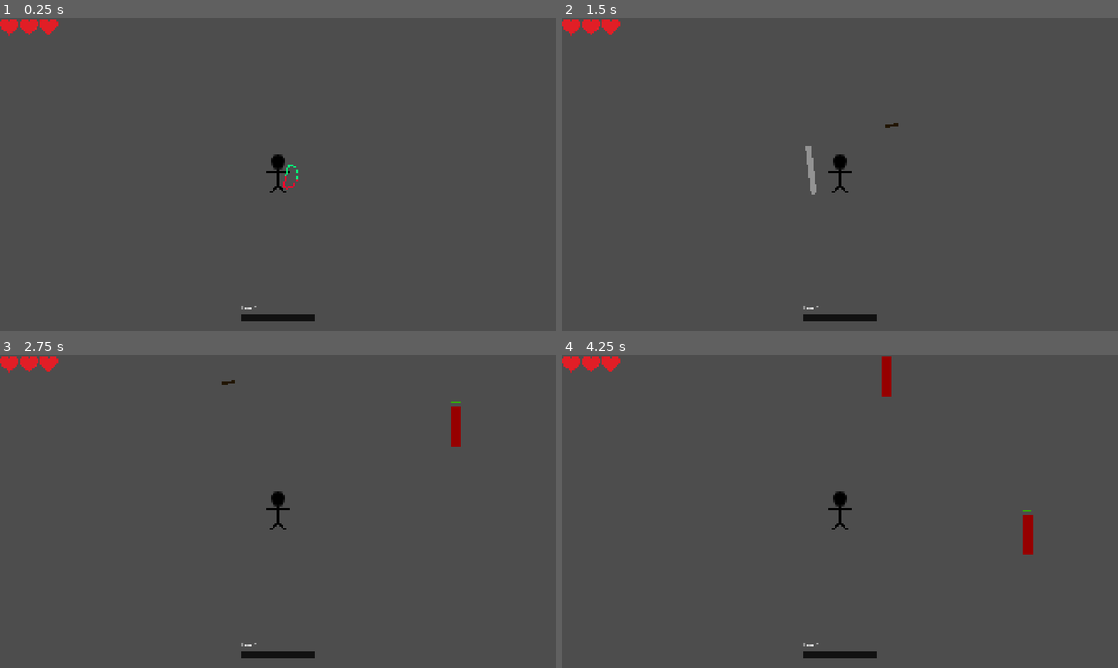
Above: before the commit, frames 1-4 (two rows, left to right).
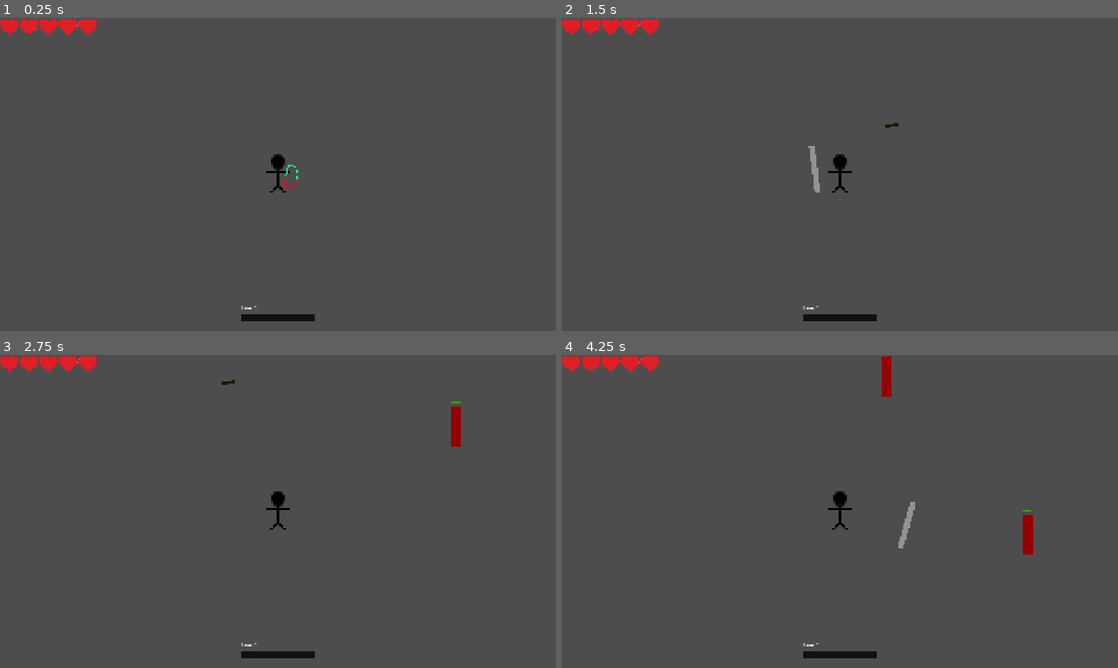
Above: after the commit, the same moments.

Repository: OdieEstee/Crimson-Game-Jam-2026
Game: Godot game, scene res://Scenes/main.tscn
The game is run twice, just before and just after one commit, with the same random seed, the same clock (stepped at 60 frames per second) and the same inputs.
Inputs (mouse positions are in pixels of both pictures, inside the frame that each line leads up to):
- Up to frame 1 (0.25 s): no input
- Up to frame 2 (1.5 s): tap Enter at 0.5 s; move the mouse to (962, 158) at 0.52 s; press the mouse at (962, 158) at 0.53 s; hold Right (Right) 0.53-1.28 s; tap R (Transform) at 0.8, 1.35 s; tap Space at 1.25 s; move the mouse to (728, 190) at 1.27 s; release the mouse at (728, 190) at 1.28 s; hold Down (Down) from 1.28 s (still down); click (728, 190) at 1.42 s
- Up to frame 3 (2.75 s): tap E (LevelUp, bound only after the commit) at 1.55 s; tap Enter at 2 s; move the mouse to (333, 442) at 2.02 s; release Down (Down) at 2.03 s; hold Right (Right) from 2.03 s (still down); hold E (LevelUp, bound only after the commit) from 2.03 s (still down); click (333, 442) at 2.17 s; tap 1 at 2.3 s
- Up to frame 4 (4.25 s): move the mouse to (812, 574) at 2.77 s; release Right (Right) at 2.78 s; release E (LevelUp, bound only after the commit) at 2.78 s; hold Up (Up) 2.78-3.53 s; tap 1 at 2.85 s; click (812, 574) at 3.05 s; move the mouse to (1006, 558) at 3.52 s; press the mouse at (1006, 558) at 3.53 s; hold Left (Left) from 3.53 s (still down); tap R (Transform) at 3.8 s

The runs differ from the first frame. In frame 1, 0.2% of the frame differs, in the area x 10-18%, y 0-6%; in frame 2, 0.4%, in the area x 10-47%, y 0-57%; in frame 3, 0.2%; in frame 4, 0.4%.

Commit message:
Finished power ups

Diff:
--- /dev/null
+++ b/game-jam-2026/PowerUps/quick_draw.tres
@@ -0,0 +1,17 @@
+[gd_resource type="Resource" script_class="PowerUp" format=3 uid="uid://b87nblunpkj1j"]
+
+[ext_resource type="Script" uid="uid://ckr4834bdneg7" path="res://Scripts/PowerUps/stat_modifier.gd" id="1_6tqnj"]
+[ext_resource type="Script" uid="uid://c1nayork34hiv" path="res://Scripts/PowerUps/power_up.gd" id="2_0blqa"]
+
+[sub_resource type="Resource" id="Resource_83vwc"]
+script = ExtResource("1_6tqnj")
+stat = "PLAYER_FIRE_RATE"
+value = 0.8
+metadata/_custom_type_script = "uid://ckr4834bdneg7"
+
+[resource]
+script = ExtResource("2_0blqa")
+title = "Quick Draw"
+description = "+25% Fire Rate"
+modifiers = Array[ExtResource("1_6tqnj")]([SubResource("Resource_83vwc")])
+metadata/_custom_type_script = "uid://c1nayork34hiv"
--- a/game-jam-2026/Scenes/hud.tscn
+++ b/game-jam-2026/Scenes/hud.tscn
@@ -1,6 +1,6 @@
 [gd_scene format=3 uid="uid://6f4hy2erg8pi"]
 
-[ext_resource type="Script" uid="uid://eor2d1351xfm" path="res://scripts/hud.gd" id="1_bjfho"]
+[ext_resource type="Script" uid="uid://eor2d1351xfm" path="res://Scripts/hud.gd" id="1_bjfho"]
 [ext_resource type="Texture2D" uid="uid://dh0pi0sieuej0" path="res://Assets/heart.png" id="2_6fbih"]
 [ext_resource type="Texture2D" uid="uid://ctg5c66e121di" path="res://Assets/heart_empty.png" id="3_t1xeu"]
 
--- a/game-jam-2026/Scenes/main.tscn
+++ b/game-jam-2026/Scenes/main.tscn
@@ -1,7 +1,7 @@
 [gd_scene format=3 uid="uid://c6lbfc0vcy0uv"]
 
-[ext_resource type="Script" uid="uid://cmtfa1hu1hyh4" path="res://scripts/main.gd" id="1_kry3j"]
-[ext_resource type="Script" uid="uid://e40trbfhm8r1" path="res://scripts/player.gd" id="2_21xkr"]
+[ext_resource type="Script" uid="uid://cmtfa1hu1hyh4" path="res://Scripts/main.gd" id="1_kry3j"]
+[ext_resource type="Script" uid="uid://e40trbfhm8r1" path="res://Scripts/player.gd" id="2_21xkr"]
 [ext_resource type="Texture2D" uid="uid://ccn2bya72e00d" path="res://Assets/character.png" id="3_6bp64"]
 [ext_resource type="Texture2D" uid="uid://b41bscetpyjeq" path="res://Assets/bow.png" id="4_344ge"]
 [ext_resource type="PackedScene" uid="uid://6f4hy2erg8pi" path="res://Scenes/hud.tscn" id="5_ynf5e"]
@@ -26,8 +26,6 @@
 
 [node name="Player" type="CharacterBody2D" parent="." unique_id=396631665]
 script = ExtResource("2_21xkr")
-TRANSFORM_FIRE_RATE = 0.25
-TRANSFORM_TIME = 5.0
 
 [node name="PlayerAnimation" type="AnimatedSprite2D" parent="Player" unique_id=514649537]
 sprite_frames = SubResource("SpriteFrames_oyhdk")
--- /dev/null
+++ b/game-jam-2026/Scripts/PowerUps/power_up.gd
@@ -0,0 +1,15 @@
+class_name PowerUp
+extends Resource
+## A level-up card. One .tres file per power-up in res://PowerUps/
+
+@export var title := "Power Up"
+@export_multiline var description := ""
+@export var weight := 100.0 # Higher = more common. Chance = weight / total weight of eligible cards
+@export var max_stacks := 0 # Times it can be picked per run. 0 = unlimited
+@export var color := Color(0.2, 0.25, 0.35) # Placeholder until card backgrounds are done
+@export var modifiers: Array[StatModifier] = []
+
+# Applies every modifier. Override in a subclass for special effects
+func apply(main: Node) -> void:
+	for mod in modifiers:
+		Stats.modify(mod.stat, mod.type, mod.value)
--- /dev/null
+++ b/game-jam-2026/Scripts/PowerUps/power_up_menu.gd
@@ -0,0 +1,164 @@
+class_name PowerUpMenu
+extends CanvasLayer
+## Pauses the game on the LevelUp key (when a level-up is banked) and shows weighted-random cards
+
+const POWER_UP_DIR := "res://PowerUps/"
+const CARD_SIZE := Vector2(220, 300)
+
+var pending_level_ups := 0 # Level-ups the player hasn't spent yet
+var pool: Array[PowerUp] = [] # Every power-up found in POWER_UP_DIR
+var stacks := {} # PowerUp -> times picked this run
+
+var _overlay: ColorRect
+var _card_row: HBoxContainer
+var _hint: Label
+var _shown: Array[PowerUp] = []
+
+func _ready() -> void:
+	process_mode = Node.PROCESS_MODE_ALWAYS # Keep working while the game is paused
+	layer = 10 # Draw above the HUD
+	_load_pool()
+	_build_ui()
+	_update_hint()
+
+# Connected to player.leveled_up
+func on_level_up() -> void:
+	pending_level_ups += 1
+	_update_hint()
+
+func _unhandled_input(event: InputEvent) -> void:
+	if not _overlay.visible:
+		if event.is_action_pressed("LevelUp") and pending_level_ups > 0:
+			_open()
+			get_viewport().set_input_as_handled()
+		return
+	# While open, number keys 1-9 also pick a card
+	if event is InputEventKey and event.pressed and not event.echo:
+		var index: int = event.keycode - KEY_1
+		if index >= 0 and index < _shown.size():
+			_choose(_shown[index])
+			get_viewport().set_input_as_handled()
+
+# Weighted random pick of `count` different power-ups, skipping maxed ones
+func roll(count: int) -> Array[PowerUp]:
+	var candidates: Array[PowerUp] = []
+	candidates.assign(pool.filter(func(p: PowerUp) -> bool:
+		return p.weight > 0.0 and (p.max_stacks == 0 or stacks.get(p, 0) < p.max_stacks)))
+
+	var picked: Array[PowerUp] = []
+	while picked.size() < count and not candidates.is_empty():
+		var total := 0.0
+		for p in candidates:
+			total += p.weight
+		var r := randf() * total
+		var index := candidates.size() - 1 # Fallback for float rounding
+		for i in candidates.size():
+			r -= candidates[i].weight
+			if r < 0.0:
+				index = i
+				break
+		picked.append(candidates[index])
+		candidates.remove_at(index) # No duplicates in one roll
+	return picked
+
+func _open() -> void:
+	_shown = roll(Stats.CARD_CHOICES)
+	if _shown.is_empty(): # Everything is maxed out
+		pending_level_ups = 0
+		_update_hint()
+		return
+	for i in _shown.size():
+		_card_row.add_child(_make_card(_shown[i], i + 1))
+	_overlay.visible = true
+	_hint.visible = false
+	get_tree().paused = true
+
+func _choose(p: PowerUp) -> void:
+	p.apply(get_parent()) # Parent is Main
+	stacks[p] = stacks.get(p, 0) + 1
+	pending_level_ups -= 1
+	_close()
+
+func _close() -> void:
+	for card in _card_row.get_children():
+		card.queue_free()
+	_shown.clear()
+	_overlay.visible = false
+	get_tree().paused = false
+	_update_hint()
+
+func _load_pool() -> void:
+	for file in DirAccess.get_files_at(POWER_UP_DIR):
+		file = file.trim_suffix(".remap") # Exported builds rename resources
+		if file.ends_with(".tres") or file.ends_with(".res"):
+			var res := load(POWER_UP_DIR + file)
+			if res is PowerUp:
+				pool.append(res)
+	print("Loaded %d power-ups" % pool.size())
+
+func _build_ui() -> void:
+	# "LEVEL UP! Press E" banner
+	_hint = Label.new()
+	_hint.set_anchors_preset(Control.PRESET_TOP_WIDE)
+	_hint.offset_top = 40
+	_hint.horizontal_alignment = HORIZONTAL_ALIGNMENT_CENTER
+	_hint.add_theme_font_size_override("font_size", 24)
+	add_child(_hint)
+
+	# Dimmed full-screen backdrop
+	_overlay = ColorRect.new()
+	_overlay.color = Color(0, 0, 0, 0.6)
+	_overlay.set_anchors_preset(Control.PRESET_FULL_RECT)
+	_overlay.visible = false
+	add_child(_overlay)
+
+	var center := CenterContainer.new()
+	center.set_anchors_preset(Control.PRESET_FULL_RECT)
+	_overlay.add_child(center)
+
+	_card_row = HBoxContainer.new()
+	_card_row.add_theme_constant_override("separation", 24)
+	center.add_child(_card_row)
+
+func _make_card(p: PowerUp, number: int) -> Control:
+	var card := ColorRect.new() # Swap for TextureRect when backgrounds are ready
+	card.custom_minimum_size = CARD_SIZE
+	card.color = p.color
+	card.mouse_filter = Control.MOUSE_FILTER_STOP
+
+	var box := VBoxContainer.new()
+	box.set_anchors_preset(Control.PRESET_FULL_RECT)
+	box.offset_left = 16
+	box.offset_top = 16
+	box.offset_right = -16
+	box.offset_bottom = -16
+	box.mouse_filter = Control.MOUSE_FILTER_IGNORE
+	box.add_theme_constant_override("separation", 12)
+	card.add_child(box)
+
+	box.add_child(_label("[%d]" % number, 14))
+	box.add_child(_label(p.title, 24))
+	box.add_child(_label(p.description, 16))
+	if p.max_stacks > 0:
+		box.add_child(_label("%d / %d" % [stacks.get(p, 0), p.max_stacks], 14))
+
+	card.mouse_entered.connect(func(): card.color = p.color.lightened(0.2))
+	card.mouse_exited.connect(func(): card.color = p.color)
+	card.gui_input.connect(func(e: InputEvent):
+		if e is InputEventMouseButton and e.pressed and e.button_index == MOUSE_BUTTON_LEFT:
+			_choose(p))
+	return card
+
+func _label(text: String, font_size: int) -> Label:
+	var l := Label.new()
+	l.text = text
+	l.horizontal_alignment = HORIZONTAL_ALIGNMENT_CENTER
+	l.autowrap_mode = TextServer.AUTOWRAP_WORD_SMART
+	l.add_theme_font_size_override("font_size", font_size)
+	return l
+
+func _update_hint() -> void:
+	var events := InputMap.action_get_events("LevelUp")
+	var key := events[0].as_text().replace(" (Physical)", "") if not events.is_empty() else "?"
+	_hint.text = "LEVEL UP! Press %s  (%d)" % [key, pending_level_ups]
+	_hint.visible = pending_level_ups > 0 and not _overlay.visible
--- /dev/null
+++ b/game-jam-2026/Scripts/PowerUps/stat_modifier.gd
@@ -0,0 +1,24 @@
+@tool
+class_name StatModifier
+extends Resource
+## One stat change, e.g. ARROW_DAMAGE x1.5 or PLAYER_MAX_LIVES +1
+
+const STATS_SCRIPT_PATH := "res://Scripts/stats.gd" # Update this if you move stats.gd
+
+enum Type { ADD, MULTIPLY }
+
+@export var stat: String = ""
+@export var type: Type = Type.MULTIPLY
+@export var value: float = 1.25 # MULTIPLY: 1.25 = +25%, 0.8 = -20%. ADD: flat amount
+
+# Turns "stat" into a dropdown of every variable in stats.gd
+func _validate_property(property: Dictionary) -> void:
+	if property.name != "stat":
+		return
+	var names := PackedStringArray()
+	var script: Script = load(STATS_SCRIPT_PATH)
+	for p in script.get_script_property_list():
+		if p.usage & PROPERTY_USAGE_SCRIPT_VARIABLE and not p.name.begins_with("_"):
+			names.append(p.name)
+	property.hint = PROPERTY_HINT_ENUM
+	property.hint_string = ",".join(names)
--- a/game-jam-2026/Scripts/arrow.gd
+++ b/game-jam-2026/Scripts/arrow.gd
@@ -1,8 +1,5 @@
 extends Area2D
 
-@export var DAMAGE := 5.0 # Damage dealt
-@export var SPEED: float = 150.0 # Velocity in units/s
-@export var MAX_DISTANCE: float = 400.0 # Max distance in units
 @export var DECAY_TIME: int = 2 # Number of seconds before arrow despawns
 @export var DECAY_COLOR := Color(0.398, 0.398, 0.398, 1.0) # Color modulated onto texture when decaying/out of range
 
@@ -11,16 +8,18 @@
 
 # Transforms arrow each frame to follow its trajectory, determines if arrow distance has met max_distance
 func _physics_process(delta: float) -> void:
-	var step := SPEED * delta # Distance each frame needs
-	position += direction * step # Direction step needs to be taken
-	distance_traveled += step # Record total distance traveled
-
 	# Check if arrow distance has met or exceed max_distance, if so despawn it over time
-	if distance_traveled >= MAX_DISTANCE:
-		SPEED = 0
+	if distance_traveled >= Stats.ARROW_MAX_DISTANCE:
 		$ArrowTexture.modulate = DECAY_COLOR
 		await get_tree().create_timer(DECAY_TIME).timeout # Wait DECAY_TIME in seconds
 		queue_free() # Despawn arrow
+	else:
+		var step := Stats.ARROW_SPEED * delta # Distance each frame needs
+		position += direction * step # Direction step needs to be taken
+		distance_traveled += step # Record total distance traveled
+
+
+
 
 # On load connect area_entered signal with _on_area_entered(area)
 func _ready() -> void:
@@ -28,7 +27,7 @@
 
 # When area_entered signal is recieved, if overlapping area(s) is an Enemy, let Enemy take damage through take_damage(damage) and despawn arrow
 func _on_area_entered(area: Area2D) -> void:
-	if not distance_traveled >= MAX_DISTANCE:
+	if not distance_traveled >= Stats.ARROW_MAX_DISTANCE:
 		if area is Enemy:
-			area.take_damage(DAMAGE)
+			area.take_damage(Stats.ARROW_DAMAGE)
 		queue_free()
--- a/game-jam-2026/Scripts/enemy.gd
+++ b/game-jam-2026/Scripts/enemy.gd
@@ -1,9 +1,5 @@
 class_name Enemy # Global class name
 extends Area2D
-
-@export var SPEED := 40.0 # Enemy speed
-@export var HEALTH := 10.0
-@export var DAMAGE := 1 # Enemy damage
 
 @export var XP_REWARD := 25 # xp awarded when enemy dies
 
@@ -15,14 +11,14 @@
 
 # Set enemy up
 func _ready():
-	current_health = HEALTH # Set current_health to HEALTH
+	current_health = Stats.ENEMY_HEALTH # Set current_health to HEALTH
 	health_width = health_fill.size.x # Set width of health bar to current size
 	update_health_bar() # Function to update health bar
 
 func _physics_process(delta: float) -> void:
 	if not is_instance_valid(player): # Check if there is a valid player
 		return
-	global_position = global_position.move_toward(player.global_position, SPEED * delta) # Follow script to go to players position
+	global_position = global_position.move_toward(player.global_position, Stats.ENEMY_SPEED * delta) # Follow script to go to players position
 
 func take_damage(damage_taken: int) -> void:
 	current_health -= damage_taken # Reduce health by damage taken
@@ -37,7 +33,7 @@
 
 # Updates the visual health bar
 func update_health_bar() -> void:
-	var ratio := clampf(current_health / HEALTH, 0.0, 1.0) # Calculates the percentage of health left
+	var ratio := clampf(current_health / Stats.ENEMY_HEALTH, 0.0, 1.0) # Calculates the percentage of health left
 	health_fill.size.x = health_width * ratio # Set HealthBar Fill size to current percentage of health left
 	if ratio <= 0.25: # Set color to red if health is 25% or less
 		health_fill.color = Color(1.0, 0.0, 0.0, 1.0)
--- a/game-jam-2026/Scripts/hud.gd
+++ b/game-jam-2026/Scripts/hud.gd
@@ -16,7 +16,7 @@
 	for child in hearts.get_children():
 		hearts.remove_child(child)
 		child.queue_free()
-	#gay
+
 	# Add new lives stat to container
 	for i in max_lives:
 		var heart := TextureRect.new() # Create new heart
--- a/game-jam-2026/Scripts/main.gd
+++ b/game-jam-2026/Scripts/main.gd
@@ -2,7 +2,6 @@
 
 const ENEMY_SCENE := preload("res://Scenes/enemy.tscn") # Referenced scene for Enemy creation
 
-@export var SPAWN_TIMER := 1.0 # Enemy spawn timer
 @export var SPAWN_OFFSET := 10.0 # Offset for Enemy spawn location outside of camera view
 
 @onready var player: CharacterBody2D = $Player # Player node
@@ -16,15 +15,22 @@
 	# connect xp_changed signal from player to HUD
 	player.xp_changed.connect(hud.set_xp)
 
-	hud.set_lives(player.lives, player.MAX_LIVES) # Match HUD lives to player lives
+	hud.set_lives(Stats.player_lives, Stats.PLAYER_MAX_LIVES) # Match HUD lives to player lives
 	hud.set_xp(player.current_xp, player.xp_needed, player.current_level)#Sets the initial HUD value
 
 	# Set up Enemy spawn timer in root
 	var timer := Timer.new()
-	timer.wait_time = SPAWN_TIMER
+	timer.wait_time = Stats.SPAWN_TIMER
 	timer.autostart = true
 	timer.timeout.connect(spawn_enemy) # Whenever the timer ends call spawn_enemy()
 	add_child(timer)
+
+	var power_up_menu := PowerUpMenu.new()
+	add_child(power_up_menu)
+	player.leveled_up.connect(power_up_menu.on_level_up)
+
+func _enter_tree() -> void:
+	Stats.reset()
 
 # Spawn Enemy outside of camera view
 func spawn_enemy() -> void:
--- a/game-jam-2026/Scripts/player.gd
+++ b/game-jam-2026/Scripts/player.gd
@@ -2,18 +2,12 @@
 
 signal lives_changed(lives: int, max_lives: int) # Signal for set_lives() in HUD
 signal xp_changed(xp: int, xp_needed: int, level: int) #Signal for XP bar in HUD
+signal leveled_up
 
-@export var SPEED = 100.0 # Player speed
-@export var FIRE_RATE := 0.5 # Bow fire rate
-@export var TRANSFORM_FIRE_RATE := 2.0 # Swipe fire rate
-@export var MAX_LIVES := 3 # Total lives
 @export var XP_TO_NEXT_LEVEL := 100 # XP needed for first level
-@export var IMMUNITY_TIME := 1.0 # Time after taking damage the player is immune for
-@export var TRANSFORM_TIME := 15.0 # How long the player can be transformed for
 
 @onready var bow: Sprite2D = $Bow # Bow node
 
-var lives : int # Current lives
 var shot_cooldown := 0.0 # Current shot cooldown
 var immunity_cooldown := 0.0 # Current immunity cooldown
 var transform_timer : float # Current time transformed
@@ -27,14 +21,14 @@
 const SWIPE_SCENE := preload("res://Scenes/swipe.tscn")
 
 func _ready() -> void:
-	lives = MAX_LIVES # Set current lives to MAX_LIVES
+	Stats.player_lives = Stats.PLAYER_MAX_LIVES # Set current lives to MAX_LIVES
 	xp_needed = XP_TO_NEXT_LEVEL # Set initial XP requirments
 
 func _physics_process(delta: float) -> void:
 	# Player movement
 	var direction := Input.get_vector("Left", "Right", "Up", "Down") # Get direction of movement
 	if direction != Vector2.ZERO:
-		velocity = direction * SPEED # Apply SPEED and the direction to velocity
+		velocity = direction * Stats.PLAYER_SPEED # Apply SPEED and the direction to velocity
 	else:
 		velocity = Vector2.ZERO
 	move_and_slide()
@@ -47,19 +41,19 @@
 	shot_cooldown -= delta # Reduce shot_cooldown over time
 	if Input.is_action_pressed("Attack") and shot_cooldown <= 0.0 and not is_transformed: # Check if shooting is valid
 		shoot() # Shoot function
-		shot_cooldown = FIRE_RATE # Reset shot_cooldown to FIRE_RATE
+		shot_cooldown = Stats.PLAYER_FIRE_RATE # Reset shot_cooldown to FIRE_RATE
 
 	if is_transformed and Input.is_action_pressed("Attack") and shot_cooldown <= 0.0: # Check if swipe attack is valid
 		swipe_attack() # Swipe attack function
-		shot_cooldown = TRANSFORM_FIRE_RATE # Reset shot_cooldown to TRANSFORM_FIRE_RATE
+		shot_cooldown = Stats.PLAYER_TRANSFORM_FIRE_RATE # Reset shot_cooldown to TRANSFORM_FIRE_RATE
 
 	#Damage check
 	immunity_cooldown -= delta # Reduce immunity_cooldown over time
 	if immunity_cooldown <= 0.0: # Check if player can get damaged again
 		for area in $Hitbox.get_overlapping_areas(): # Check for overlapping Area2D within Player collision box
 			if area is Enemy: # Check if overlapping Area2D is an Enemy
-				take_damage(area.DAMAGE) # Take damage function
-				immunity_cooldown = IMMUNITY_TIME # Reset immunity_cooldown to IMMUNITY_TIME
+				take_damage(Stats.ENEMY_DAMAGE) # Take damage function
+				immunity_cooldown = Stats.PLAYER_IMMUNITY_TIME # Reset immunity_cooldown to IMMUNITY_TIME
 				break # Only one enemy can damage at a time
 
 	#Transform functionality
@@ -68,7 +62,7 @@
 		is_transformed = false
 		$Bow.visible = true
 	if Input.is_action_just_pressed("Transform") and transform_timer < 0: # Check if transformation is valid and set status to transform
-		transform_timer = TRANSFORM_TIME # Reset transform_timer to TRANSFORM_TIME
+		transform_timer = Stats.PLAYER_TRANSFORM_TIME # Reset transform_timer to TRANSFORM_TIME
 		is_transformed = true
 		$Bow.visible = false
 
@@ -90,9 +84,9 @@
 
 # Changes lives locally when taking damage and emits lives_changed signal for set_lives in HUD
 func take_damage(damage: int) -> void:
-	lives -= damage # Lower lives from damage
-	lives_changed.emit(lives, MAX_LIVES) # Emit lives_changed signal
-	if lives <= 0: # Dead check
+	Stats.player_lives -= damage # Lower lives from damage
+	lives_changed.emit(Stats.player_lives, Stats.PLAYER_MAX_LIVES) # Emit lives_changed signal
+	if Stats.player_lives <= 0: # Dead check
 		queue_free()
 
 #Adds XP to Player and handles leveling up
@@ -103,6 +97,7 @@
 	while current_xp >= xp_needed:
 		current_xp -= xp_needed #carry over extra xp
 		current_level += 1 # increase player level
+		leveled_up.emit()
 		xp_needed = int(xp_needed * 1.25) # increases xp requirement by 25%
 
 		print("Level UP! Current level: ", current_level)
--- /dev/null
+++ b/game-jam-2026/Scripts/stats.gd
@@ -0,0 +1,60 @@
+extends Node
+
+# Main stats
+@export var SPAWN_TIMER := 1.0
+
+# Player stats
+var PLAYER_SPEED = 100.0 # Player speed
+var PLAYER_FIRE_RATE := 0.5 # Bow fire rate
+var PLAYER_TRANSFORM_FIRE_RATE := .25 # Swipe fire rate
+var PLAYER_MAX_LIVES := 5 # Total lives
+var player_lives : int
+var PLAYER_XP_TO_NEXT_LEVEL := 100 # XP needed for first level
+var PLAYER_IMMUNITY_TIME := 1.0 # Time after taking damage the player is immune for
+var PLAYER_TRANSFORM_TIME := 15.0 # How long the player can be transformed for
+
+# Enemy stats
+var ENEMY_SPEED := 40.0 # Enemy speed
+var ENEMY_HEALTH := 10.0 # Enemy health
+var ENEMY_DAMAGE := 1 # Enemy damage
+
+# Arrow stats
+@export var ARROW_DAMAGE := 5.0 # Damage dealt
+@export var ARROW_SPEED: float = 150.0 # Velocity in units/s
+@export var ARROW_MAX_DISTANCE: float = 100.0 # Max distance in units
+
+# Swipe stats
+@export var SWIPE_DAMAGE := 5.0 # Swipe damage
+@export var SWIPE_SPEED: float = 150.0 # Swipe speed in units/s
+@export var SWIPE_MAX_DISTANCE: float = 25.0 # Swipe distance in units
+
+# Power-up stats
+@export var CARD_CHOICES := 3 # How many cards show on level up
+
+signal stat_changed(stat: String) # Emitted when a power-up changes a stat
+
+var _defaults := {} # Starting values, used to reset between runs
+
+# Remember every stat's starting value
+func _ready() -> void:
+	for prop in get_script().get_script_property_list():
+		if prop.usage & PROPERTY_USAGE_SCRIPT_VARIABLE and not prop.name.begins_with("_"):
+			_defaults[prop.name] = get(prop.name)
+
+# Change a stat by name. Used by power-ups.
+func modify(stat: String, type: StatModifier.Type, value: float) -> void:
+	if not _defaults.has(stat):
+		push_error("Stats has no stat called " + stat)
+		return
+	var current = get(stat)
+	var result: float = current + value if type == StatModifier.Type.ADD else current * value
+	if typeof(current) == TYPE_INT:
+		set(stat, roundi(result)) # Keep int stats (like MAX_LIVES) as ints
+	else:
+		set(stat, result)
+	stat_changed.emit(stat)
+
+# Put every stat back to its starting value (call when a run starts)
+func reset() -> void:
+	for stat in _defaults:
+		set(stat, _defaults[stat])
--- a/game-jam-2026/Scripts/swipe.gd
+++ b/game-jam-2026/Scripts/swipe.gd
@@ -1,18 +1,14 @@
 extends Area2D
-
-@export var DAMAGE := 5.0 # Swipe damage
-@export var SPEED: float = 150.0 # Swipe speed in units/s
-@export var MAX_DISTANCE: float = 400.0 # Swipe distance in units
 
 var direction: Vector2 = Vector2.RIGHT # Base direction vector, modified when shoot() is called in Player
 var distance_traveled: float = 0.0 # Track distance traveled
 
 func _physics_process(delta: float) -> void:
-	var step := SPEED * delta # Calculate step distance for each frame by SPEED
+	var step := Stats.SWIPE_SPEED * delta # Calculate step distance for each frame by SPEED
 	position += direction * step # Change position by step distance with the angle of direction
 	distance_traveled += step # Track distance traveled
 
-	if distance_traveled >= MAX_DISTANCE: # Check if swipe distance met MAX_DISTANCE
+	if distance_traveled >= Stats.SWIPE_MAX_DISTANCE: # Check if swipe distance met MAX_DISTANCE
 		queue_free() # Despwan swipe
 
 # Connect area_entered signal with function _on_area_entered(area: Area2D)
@@ -21,6 +17,6 @@
 
 # Called when area_entered signal is recieved
 func _on_area_entered(area: Area2D) -> void:
-	if not distance_traveled >= MAX_DISTANCE: #
+	if not distance_traveled >= Stats.SWIPE_MAX_DISTANCE: #
 		if area is Enemy: # Check if overlapping area is an Enemy
-			area.take_damage(DAMAGE) # Call take_damage function in Enemy
+			area.take_damage(Stats.SWIPE_DAMAGE) # Call take_damage function in Enemy
--- a/game-jam-2026/project.godot
+++ b/game-jam-2026/project.godot
@@ -13,6 +13,10 @@
 config/name="Game Jam 2026"
 run/main_scene="uid://c6lbfc0vcy0uv"
 config/features=PackedStringArray("4.7", "Mobile")
+
+[autoload]
+
+Stats="*uid://cycjerfemsiyb"
 
 [display]
 
@@ -62,6 +66,11 @@
 "events": [Object(InputEventKey,"resource_local_to_scene":false,"resource_name":"","device":-1,"window_id":0,"alt_press …(192 unchanged characters)…
 ]
 }
+LevelUp={
+"deadzone": 0.2,
+"events": [Object(InputEventKey,"resource_local_to_scene":false,"resource_name":"","device":-1,"window_id":0,"alt_pressed":false,"shift_pressed":false,"ctrl_pressed":false,"meta_pressed":false,"pressed":false,"keycode":0,"physical_keycode":69,"key_label":0,"unicode":101,"location":0,"echo":false,"script":null)
+]
+}
 
 [physics]
 
Not shown, added: game-jam-2026/Scripts/PowerUps/power_up.gd.uid
Not shown, added: game-jam-2026/Scripts/PowerUps/power_up_menu.gd.uid
Not shown, added: game-jam-2026/Scripts/PowerUps/stat_modifier.gd.uid
Not shown, added: game-jam-2026/Scripts/stats.gd.uid
